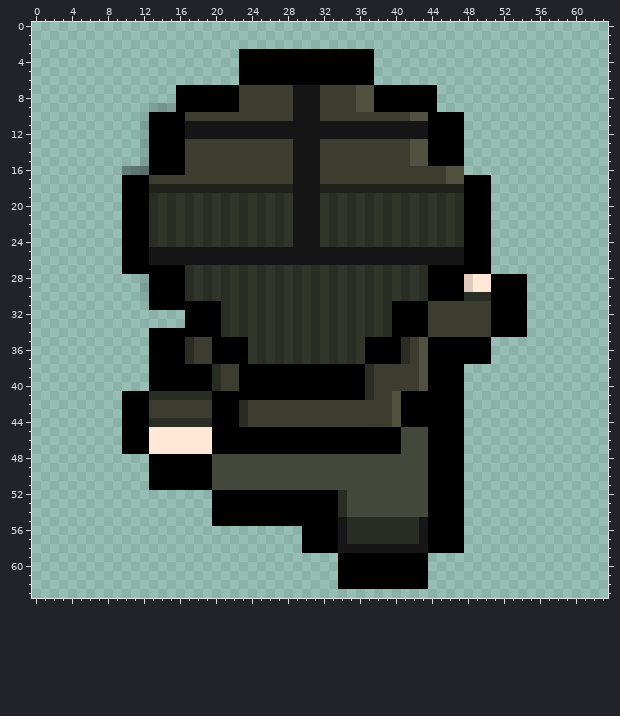
Pixel-art sprite -- res/Character/BackAnimation2.png. The first picture shows the starting point.
The file is 64x64 pixels. Pixels under 10% opacity are left out. Colours within 5 levels of each other are drawn and written as one.
After:
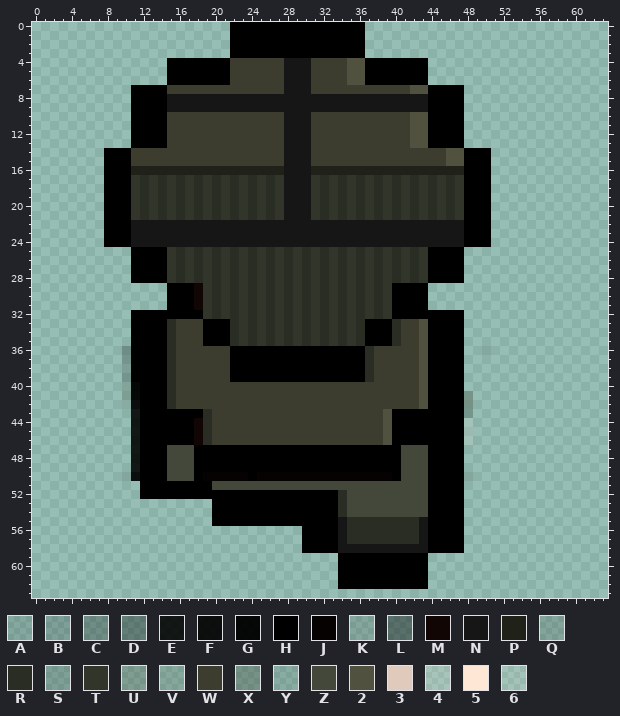
Palette (. is transparent): A #0000001e  B #00000029  C #00000043  D #00000057  E #000000df  F #000000eb  G #000000f5  H #000000  J #060201  K #07000020  L #0505046b  M #110603  N #161616  P #202119  Q #2c2c212e  R #2a2d23  S #292e2537  T #323529  U #3d3d2e42  V #3e3e2d2d  W #3c3d2f  X #3b3e305a  Y #383f3124  Z #44483a  2 #50513f  3 #dfcabb  4 #ffe5d228  5 #fee7d5  6 #ffe6d51f
Changes in this commit:
Changed rows in their new state; - is an unchanged pixel.
first column x 8:
 0 --------------HHHHHHHHHHHHHHH------------------
 1 --------------HHHHHHHHHHHHHHH------------------
 2 --------------HHHHHHHHHHHHHHH------------------
 3 --------------H--------------.-----------------
 4 -------HHHHHHHWWWWWWNNNWWWW22-HHHHHH-----------
 5 -------HHHHHHHWWWWWWNNNWWWW22-HHHHHH-----------
 6 -------HHHHHHHWWWWWWNNNWWWW22-HHHHHH-----------
 7 ---HHHHWWWWWWWW-----N--W----WWWWWW22-HHH-------
 8 ---HHHHNNNNNNNNNNNNNN---NNNNNNNNNNNN-HHH-------
 9 ---HHHHNNNNNNNNNNNNNN---NNNNNNNNNNNN-HHH-------
10 ---HH--WW-----------N--W-----------------------
11 ---HH--WWWWWWWWWWWWW---WWWWWWWWWWW22-----------
12 ---HH--WWWWWWWWWWWWW---WWWWWWWWWWW22-----------
13 ---HH--WW-----------N--W-----------------------
14 HHHWWWWWW-----------N--W----------WWWW22HHH----
15 HHHWWWWWW-----------N--W----------WWWW22HHH----
16 HHHPPPPPPPPPPPPPPPPPN--PPPPPPPPPPPPPPPPPHHH----
17 HH-TRTRTRTRTRTRTRTRTN--TRTRTRTRTRTRTRTRT-------
18 HH-TRTRTRTRTRTRTRTRTN--TRTRTRTRTRTRTRTRT-------
19 HH-TRTRTRTRTRTRTRTRTN--TRTRTRTRTRTRTRTRT-------
20 HH-TRTRTRTRTRTRTRTRTN--TRTRTRTRTRTRTRTRT-------
21 HH-TRTRTRTRTRTRTRTRTN--TRTRTRTRTRTRTRTRT-------
22 HH-NNNNNNNNNNNNNNNNNN---NNNNNNNNNNNNNNNN-------
23 HH-NNNNNNNNNNNNNNNNNN---NNNNNNNNNNNNNNNN-------
24 HH-NNNNNNNNNNNNNNNNNN---NNNNNNNNNNNNNNNN-------
25 --.--HHTRTRTRTRTRTRTRTRTRTRTRTRTRTRTHHHH...----
26 --.--HHTRTRTRTRTRTRTRTRTRTRTRTRTRTRTHHHH...----
27 --.----TRTRTRTRTRTRTRTRTRTRTRTRTRTRT----...----
28 ---HH--TRTRTRTRTRTRTRTRTRTRTRTRTRTRT----.......
29 ----...--HMTRTRTRTRTRTRTRTRTRTRTHHHH...........
30 ----...--HMTRTRTRTRTRTRTRTRTRTRTHHHH...........
31 -----..---MTRTRTRTRTRTRTRTRTRTRT----...........
32 ---HHHHHH--TRTRTRTRTRTRTRTRTRTRT----HHHH.......
33 ---HHHHRWWW--HRTRTRTRTRTRTRTRHHHRWW2HHHH.......
34 ---HH--RWWW--HRTRTRTRTRTRTRTRHHHRWW2HHHH.......
35 ---HH--RWW-H--RTRTRTRTRTRTRTR---RW------...----
36 --CHH--RWW--WW--HHHHHHHHHHHHHRWWWW------..A----
37 --BHH--RWW--WW--HHHHHHHHHHHHHRWWWW------...----
38 --BHH--RWWWWW-H--------------------------------
39 --BHH--RWWWWW-H--------------------------------
40 --QGH--RWWWWW--WWWWWWWWWWWWWWW-----------------
41 --VG-HH-WWWWWWWWWWWWWWWWWWWWWW--WWW2----U------
42 --YF-HHR----WWWW----------------WWW2----X------
43 --.E-HHHHHHRWWWW---------------2H-------S------
44 --.E-HHHHHM-WWWW---------------2H-------6------
45 --.E-HHHHHMRWWWWWWWWWWWWWWWWWWW2-HHH----4------
46 --.E-HHHHHMRWWWWWWWWWWWWWWWWWWW2-HHH----6------
47 --.E-HHZZZHH-----------------------------------
48 ---EH--ZZZ--HHHHHHHHHHHHHHHHHHHHH--------------
49 ---EH--ZZZ--HHHHHHHHHHHHHHHHHHHHH--------------
50 --KFH--ZZZ-JJJJJHJJJJJJJJJJJJJJJH-------K------
51 ----H------------------------------------------
52 ----HHHHHHHH-----------------------------------
Boxes around the changes in both pictures, in picture pixels (x1, y1, x2, y2):
changed: (104, 22, 527, 499)
